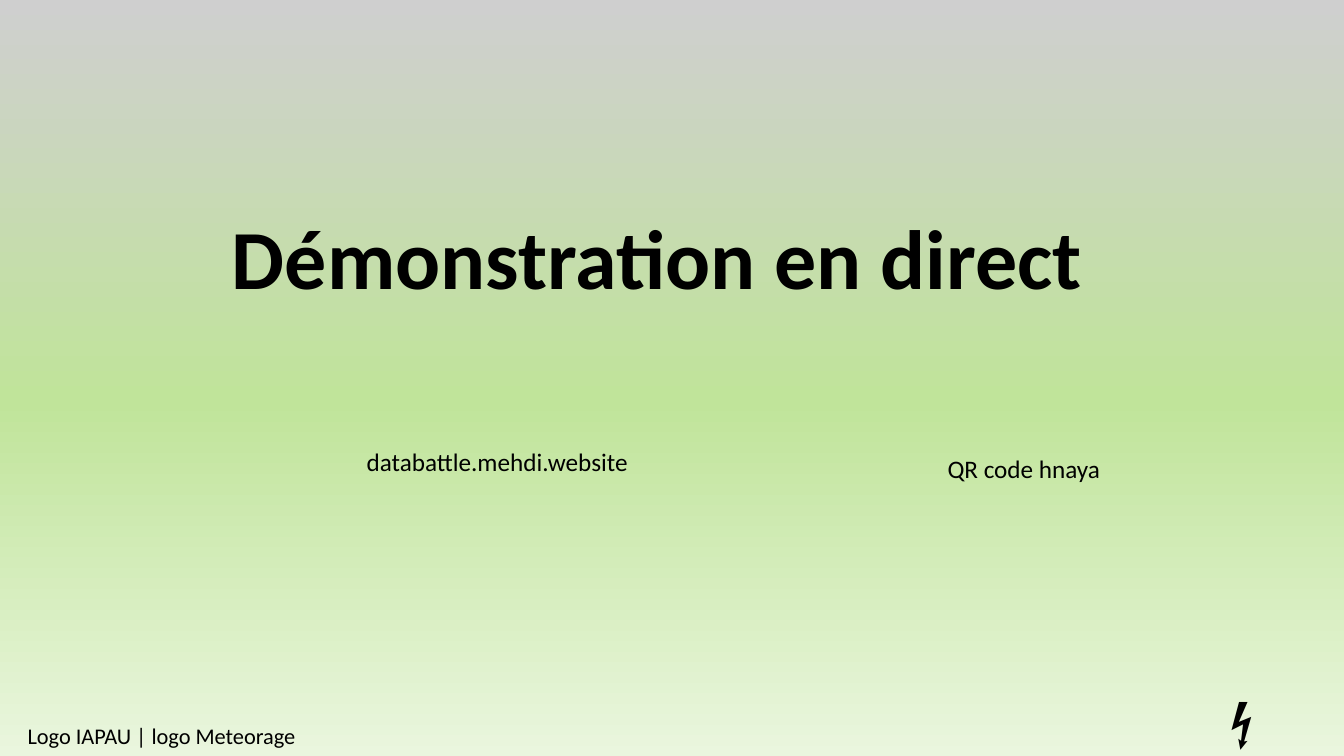
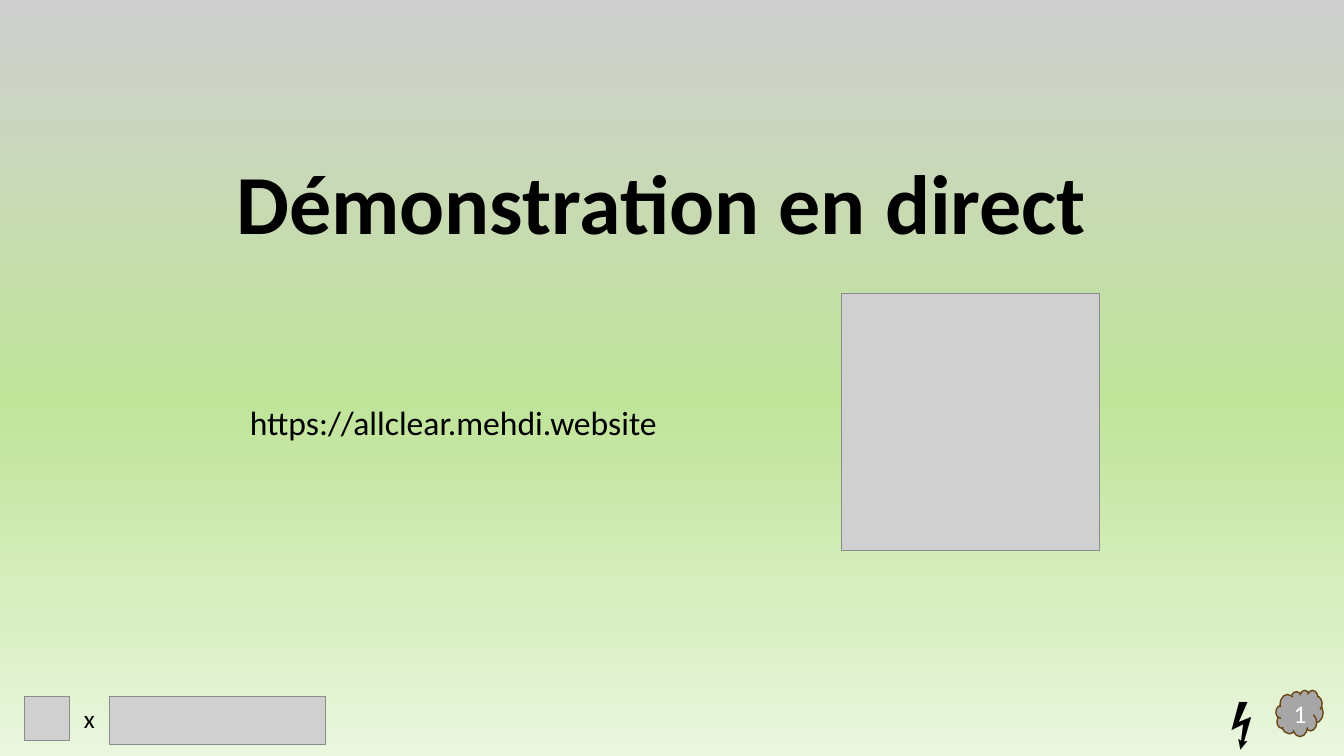
Before and after one commit to Mehdi-kbz/AllClear, a slide deck: slide 12 of Presentation.pptx. Drawn at 1344x756 pixels with LibreOffice and Linux fonts; fonts in the diff are those of the drawing; grey boxes stand for pictures. Boxes give left, top, right and bottom in pixels: in the first picture for what was removed or moved away, otherwise in the second. Text is boxed around its words. In the diff, an @@ line names an element or a change of style, - is before the commit and + after.

```diff
--- a/Presentation.pptx
+++ b/Presentation.pptx
@@ title "Démonstration en direct": place and size @@
-title "Démonstration en direct" at (232, 230, 1082, 290)
+title "Démonstration en direct" at (236, 175, 1086, 235)
@@ picture added at (842, 293, 1099, 552) @@
@@ text at (250, 411, 657, 441): text changed; size 18 to 24 pt @@
-databattle.mehdi.website
+https://allclear.mehdi.website
@@ text removed at (948, 460, 1100, 482) @@
-QR code hnaya
@@ picture added at (24, 697, 69, 741) @@
@@ text added at (84, 716, 95, 728), 18 pt, text #000000 @@
+x
@@ picture added at (110, 697, 326, 745) @@
@@ cloud added at (1276, 691, 1324, 737), fill #A6A6A6, outline #694714 1 pt @@
@@ text added at (1294, 707, 1307, 729), 18 pt, text #FFFFFF @@
+1
@@ text removed at (28, 728, 296, 748) @@
-Logo IAPAU | logo Meteorage
```
Also in this commit, not shown: 13 other slides changed, 9 slides added, 3 slides removed, 5 other files.
